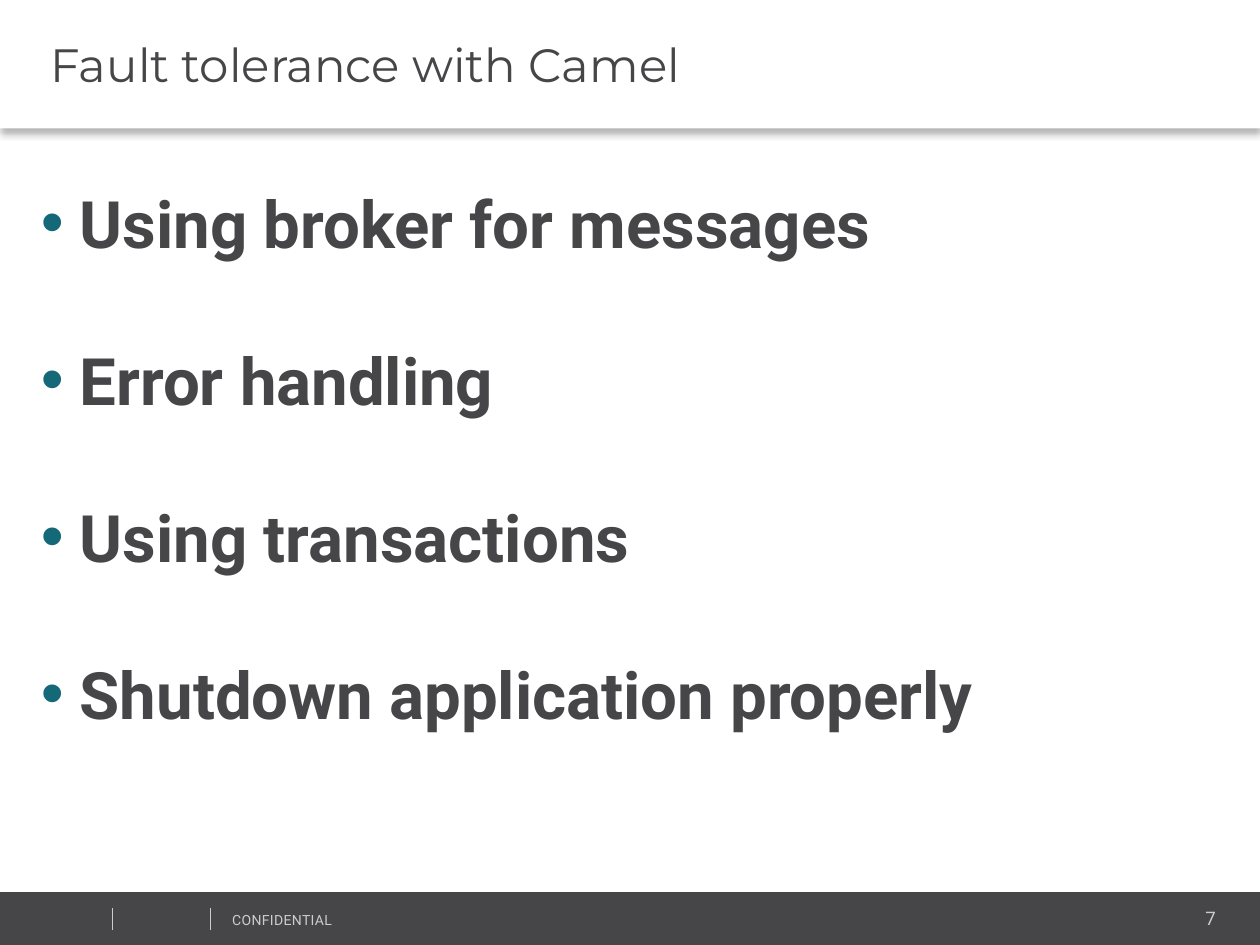
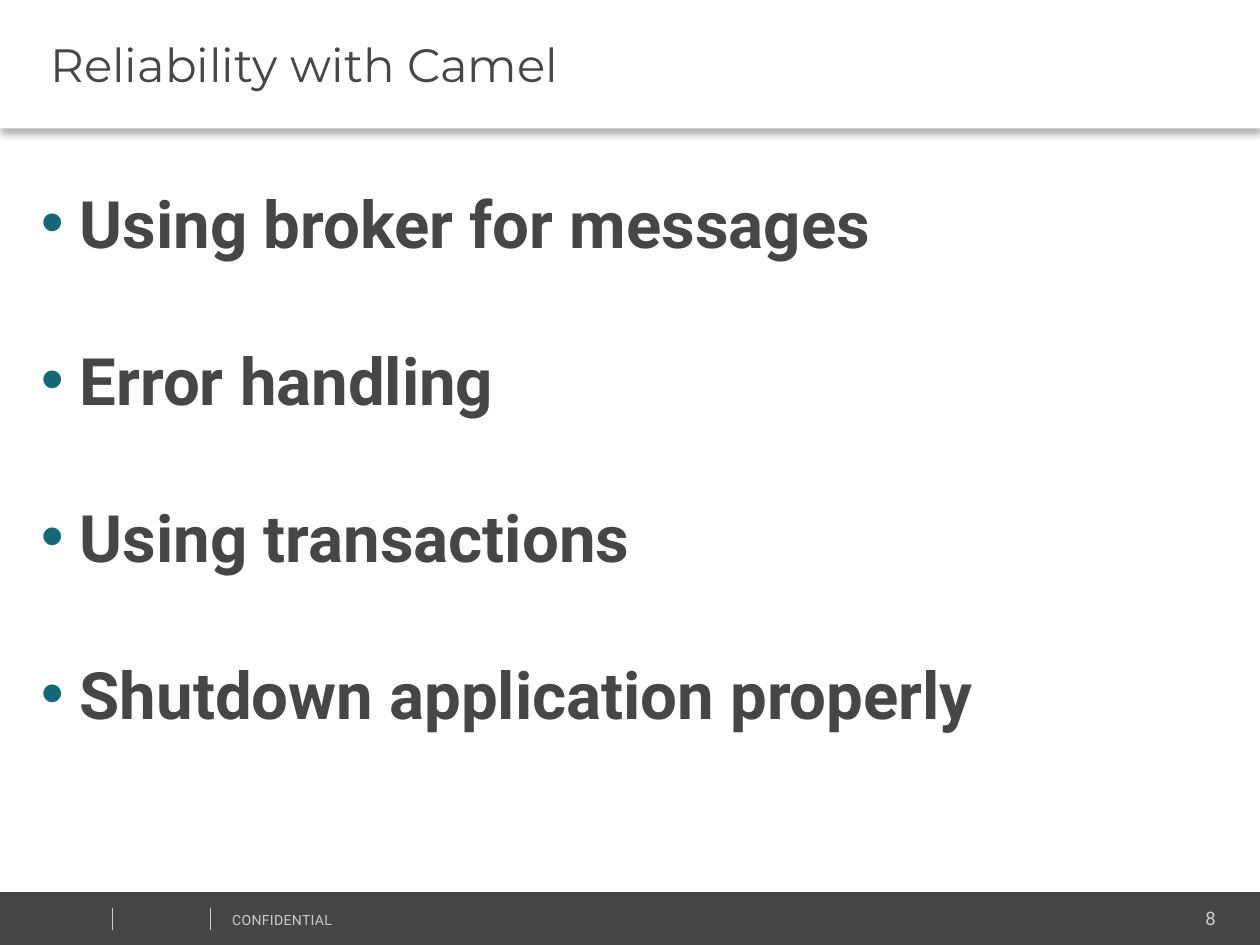
Before and after one commit to vitali-kviatkouski/personal, a slide deck: slide 8 of CamelPresentationITWeek2017.pptx (slide 7 before the commit). Drawn at 1260x945 pixels with LibreOffice and Linux fonts; fonts in the diff are those of the drawing; background and template pictures are left out. Boxes give left, top, right and bottom in pixels: in the first picture for what was removed or moved away, otherwise in the second. Text is boxed around its words. In the diff, an @@ line names an element or a change of style, - is before the commit and + after.

```diff
--- a/CamelPresentationITWeek2017.pptx
+++ b/CamelPresentationITWeek2017.pptx
@@ text at (50,47,558,92): text changed @@
-Fault tolerance with Camel
+Reliability with Camel
@@ page number at (1205,911,1215,925): text changed @@
-7
+8
```
Also in this commit, not shown: 11 other slides changed, 6 slides added, 1 other file.
